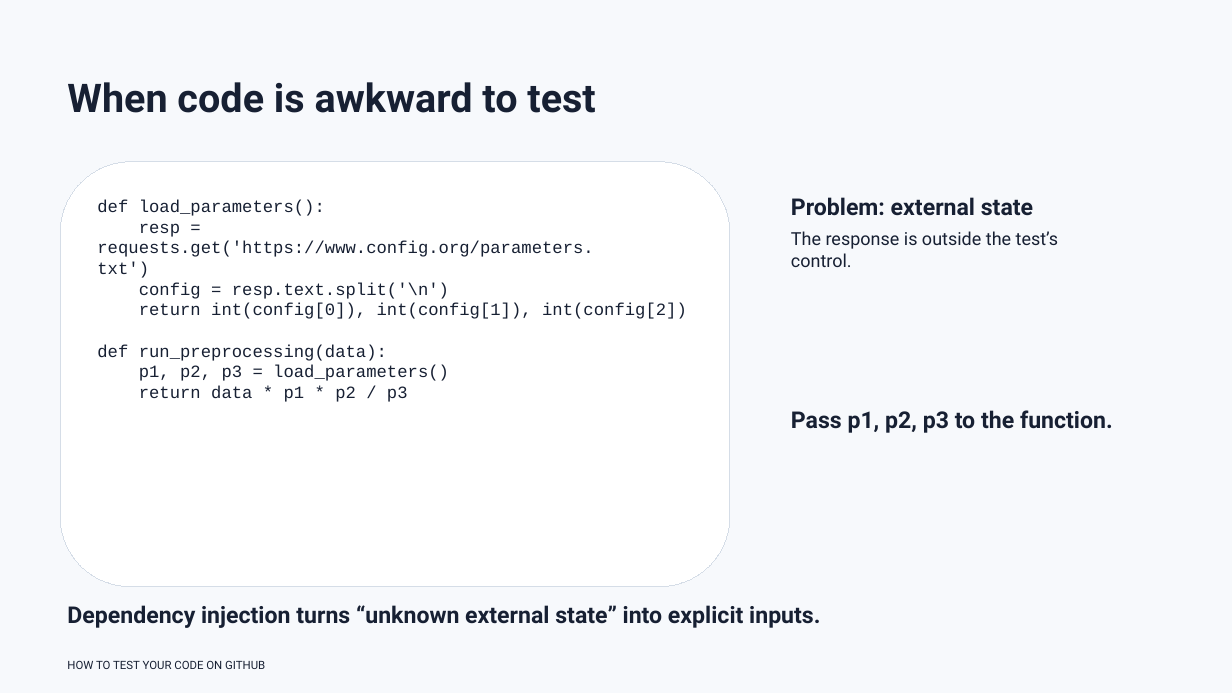
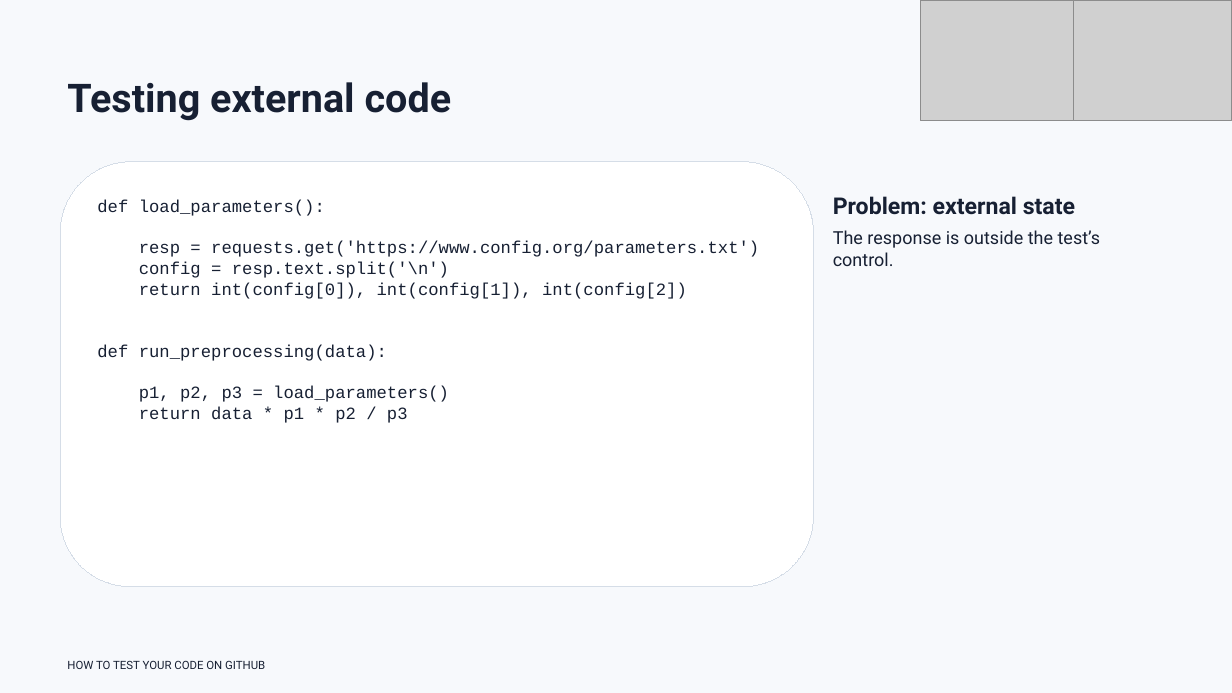
Before and after one commit to rbesenczi/my_ols, a slide deck: slide 22 of presentation/how_to_test_your_code.pptx (slide 21 before the commit). Drawn at 1232x693 pixels with LibreOffice and Linux fonts; fonts in the diff are those of the drawing; grey boxes stand for pictures. Boxes give left, top, right and bottom in pixels: in the first picture for what was removed or moved away, otherwise in the second. Text is boxed around its words. In the diff, an @@ line names an element or a change of style, - is before the commit and + after.

```diff
--- a/presentation/how_to_test_your_code.pptx
+++ b/presentation/how_to_test_your_code.pptx
@@ picture added at (921, 0, 1074, 121) @@
@@ picture added at (1074, 0, 1232, 121) @@
@@ text at (67, 82, 452, 121): text changed @@
-When code is awkward to test
+Testing external code
@@ rounded rectangle "def load_parameters():": place and size @@
-rounded rectangle "def load_parameters():" at (60, 162, 730, 587)
+rounded rectangle "def load_parameters():" at (60, 162, 813, 587)
@@ text "Problem: external state": place and size @@
-text "Problem: external state" at (791, 197, 1033, 216)
+text "Problem: external state" at (833, 196, 1075, 215)
@@ text "The response is outside the ...": place and size @@
-text "The response is outside the ..." at (791, 231, 1058, 267)
+text "The response is outside the ..." at (833, 230, 1100, 266)
@@ text in rounded rectangle at (139, 241, 759, 257): spaces changed @@
-resp = requests.get('https://www.config.org/parameters. txt')
+resp = requests.get('https://www.config.org/parameters.txt')
@@ text removed at (791, 410, 1113, 433) @@
-Pass p1, p2, p3 to the function.
@@ text removed at (67, 605, 820, 628) @@
-Dependency injection turns “unknown external state” into explicit inputs.
```
Also in this commit, not shown: 35 other slides changed, 11 slides added.
